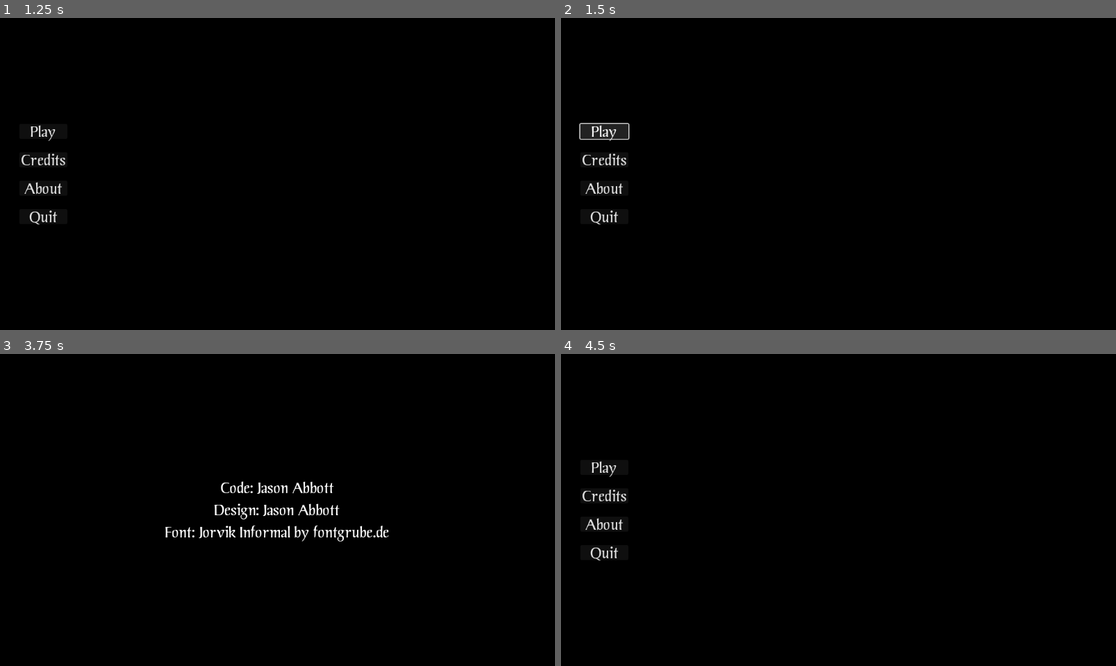
Above: before the commit, frames 1-4 (two rows, left to right).
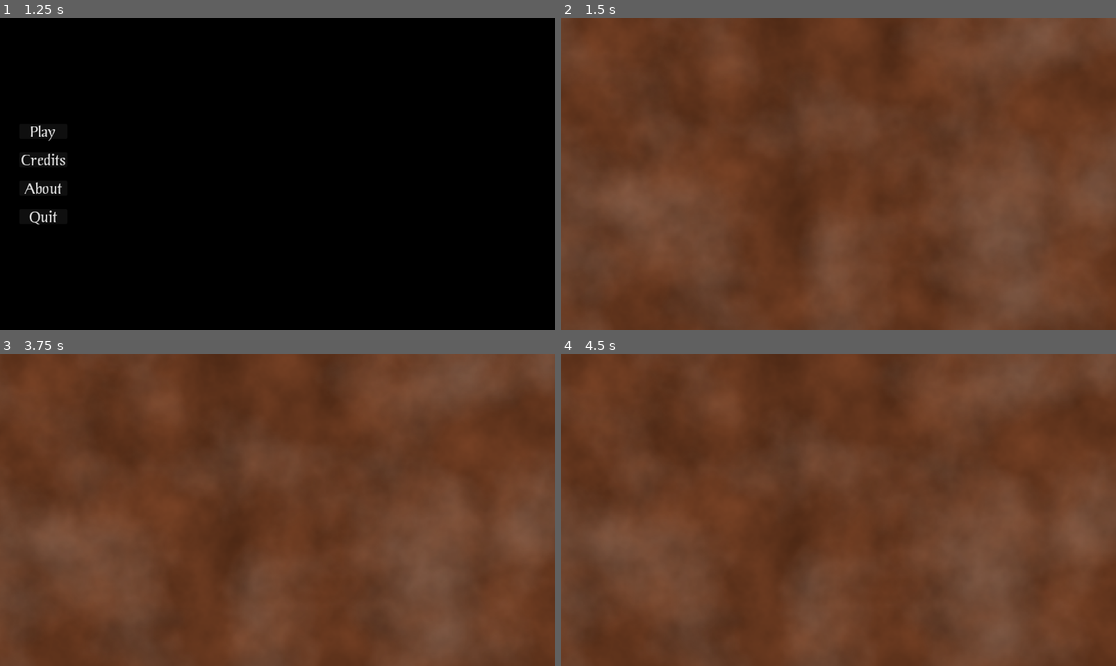
Above: after the commit, the same moments.

Repository: Habidakus/fantasy-battle
Game: Godot game, scene res://Scenes/TopLevelStateMachine.tscn
The game is run twice, just before and just after one commit, with the same random seed, the same clock (stepped at 60 frames per second) and the same inputs.
Inputs (mouse positions are in pixels of both pictures, inside the frame that each line leads up to):
- Up to frame 1 (1.25 s): tap Enter at 0.5 s; move the mouse to (399, 158) at 0.52 s; click (399, 158) at 0.67 s
- Up to frame 2 (1.5 s): click "Play" at 1.25 s
- Up to frame 3 (3.75 s): click (44, 466) at 2 s, where only the run before the commit has a clickable "Play"; click (44, 466) at 2.75 s, where only the run before the commit has a clickable "Play"; click (44, 494) at 3.5 s, where only the run before the commit has a clickable "Credits"
- Up to frame 4 (4.5 s): tap Space at 4.25 s; move the mouse to (727, 525) at 4.27 s; click (727, 525) at 4.42 s

Frame 1 is identical in both runs. In frame 2, 100% of the frame differs, in the area x 0-100%, y 0-100%; in frame 3, 100%; in frame 4, 100%.

Commit message:
Initial play state, ground terrain and ground fog

Diff:
--- /dev/null
+++ b/Art/GroundNoise.tres
@@ -0,0 +1,16 @@
+[gd_resource type="NoiseTexture2D" load_steps=3 format=3 uid="uid://dmhop3uuxg8p6"]
+
+[sub_resource type="Gradient" id="Gradient_3sghc"]
+colors = PackedColorArray(0.4700685, 0.25852185, 0.1473161, 1, 0.30305845, 0.15825, 0.08055916, 1)
+
+[sub_resource type="FastNoiseLite" id="FastNoiseLite_27gt4"]
+noise_type = 3
+seed = 12
+frequency = 0.0072
+
+[resource]
+width = 1152
+height = 1152
+noise = SubResource("FastNoiseLite_27gt4")
+color_ramp = SubResource("Gradient_3sghc")
+seamless = true
--- /dev/null
+++ b/Art/MistNoise.tres
@@ -0,0 +1,17 @@
+[gd_resource type="NoiseTexture2D" load_steps=3 format=3 uid="uid://qbf5i1nycolt"]
+
+[sub_resource type="Gradient" id="Gradient_bvjym"]
+offsets = PackedFloat32Array(0, 0.6437659, 0.99515736)
+colors = PackedColorArray(1, 1, 1, 0.18039216, 0.94509804, 0.92941177, 0.9254902, 0, 0.34117648, 0.18039216, 0.09411765, 0)
+
+[sub_resource type="FastNoiseLite" id="FastNoiseLite_27gt4"]
+noise_type = 3
+seed = 12
+frequency = 0.0072
+
+[resource]
+width = 1152
+height = 1152
+noise = SubResource("FastNoiseLite_27gt4")
+color_ramp = SubResource("Gradient_bvjym")
+seamless = true
--- a/Scenes/TopLevelStateMachine.tscn
+++ b/Scenes/TopLevelStateMachine.tscn
@@ -1,10 +1,13 @@
-[gd_scene load_steps=7 format=3 uid="uid://otau0j5e6xpf"]
+[gd_scene load_steps=10 format=3 uid="uid://otau0j5e6xpf"]
 
 [ext_resource type="Script" uid="uid://da4jmxbeqpsyh" path="res://addons/statemachine/StateMachine.gd" id="1_eb3ea"]
 [ext_resource type="Script" uid="uid://cmo4rd026j7ny" path="res://addons/statemachine/StateMachineState_AnyKeyToContinue.gd" id="2_p0bqw"]
 [ext_resource type="FontFile" uid="uid://c2fxilm8q060u" path="res://Fonts/jorvik-informal.regular.ttf" id="3_dalco"]
 [ext_resource type="Script" uid="uid://cfwv1w01lwr2y" path="res://addons/statemachine/StateMachineState.gd" id="4_jmcgl"]
 [ext_resource type="Script" uid="uid://b7xmo2qysuhpg" path="res://Scripts/ChangeStateButton.gd" id="5_p0bqw"]
+[ext_resource type="Script" uid="uid://bq0infj5qq8op" path="res://Scripts/StatePlay.gd" id="6_dalco"]
+[ext_resource type="Texture2D" uid="uid://dmhop3uuxg8p6" path="res://Art/GroundNoise.tres" id="7_oc3if"]
+[ext_resource type="Texture2D" uid="uid://qbf5i1nycolt" path="res://Art/MistNoise.tres" id="8_wuua4"]
 
 [sub_resource type="LabelSettings" id="LabelSettings_oc3if"]
 font = ExtResource("3_dalco")
@@ -83,11 +86,13 @@
 offset_right = 100.0
 grow_vertical = 2
 
-[node name="Button_Play" type="Button" parent="State_MainMenu/VBoxContainer"]
+[node name="Button_Play" type="Button" parent="State_MainMenu/VBoxContainer" node_paths=PackedStringArray("next_state")]
 layout_mode = 2
 theme_override_fonts/font = ExtResource("3_dalco")
 theme_override_font_sizes/font_size = 32
 text = "Play"
+script = ExtResource("5_p0bqw")
+next_state = NodePath("../../../State_Play")
 
 [node name="Spacer1" type="Control" parent="State_MainMenu/VBoxContainer"]
 custom_minimum_size = Vector2(0, 20)
@@ -125,6 +130,7 @@
 text = "Quit"
 
 [node name="State_Credits" type="Control" parent="." node_paths=PackedStringArray("next_state")]
+visible = false
 layout_mode = 3
 anchors_preset = 15
 anchor_right = 1.0
@@ -162,6 +168,7 @@
 vertical_alignment = 1
 
 [node name="State_About" type="Control" parent="." node_paths=PackedStringArray("next_state")]
+visible = false
 layout_mode = 3
 anchors_preset = 15
 anchor_right = 1.0
@@ -195,3 +202,39 @@
 Losely based on classical Napoleonic miniatures warfare."
 horizontal_alignment = 1
 vertical_alignment = 1
+
+[node name="State_Play" type="Control" parent="."]
+layout_mode = 3
+anchors_preset = 15
+anchor_right = 1.0
+anchor_bottom = 1.0
+grow_horizontal = 2
+grow_vertical = 2
+script = ExtResource("6_dalco")
+metadata/_custom_type_script = "uid://cfwv1w01lwr2y"
+
+[node name="ParallaxBackground" type="ParallaxBackground" parent="State_Play"]
+follow_viewport_enabled = true
+
+[node name="Parallax_Ground" type="ParallaxLayer" parent="State_Play/ParallaxBackground"]
+motion_mirroring = Vector2(1152, 1152)
+
+[node name="TextureRect" type="TextureRect" parent="State_Play/ParallaxBackground/Parallax_Ground"]
+offset_right = 40.0
+offset_bottom = 40.0
+size_flags_horizontal = 3
+size_flags_vertical = 3
+texture = ExtResource("7_oc3if")
+metadata/_edit_use_anchors_ = true
+
+[node name="Parallax_Mist" type="ParallaxLayer" parent="State_Play/ParallaxBackground"]
+scale = Vector2(2, 2)
+motion_mirroring = Vector2(1152, 1152)
+
+[node name="TextureRect" type="TextureRect" parent="State_Play/ParallaxBackground/Parallax_Mist"]
+offset_right = 40.0
+offset_bottom = 40.0
+size_flags_horizontal = 3
+size_flags_vertical = 3
+texture = ExtResource("8_wuua4")
+metadata/_edit_use_anchors_ = true
--- /dev/null
+++ b/Scripts/StatePlay.gd
@@ -0,0 +1,20 @@
+class_name StatePlay extends StateMachineState
+
+var _mist_parallax_layer : ParallaxLayer
+var _mist_direction : float
+var _mist_speed : float
+const _mist_min_speed : float = 2.5
+const _mist_max_speed : float = 15
+var rnd : RandomNumberGenerator = RandomNumberGenerator.new()
+
+func _ready() -> void:
+    _mist_parallax_layer = find_child("Parallax_Mist") as ParallaxLayer
+    _mist_direction = rnd.randf() * 360.0
+    _mist_speed = rnd.randf() * (_mist_max_speed - _mist_min_speed) + _mist_min_speed
+
+func _process(delta: float) -> void:
+    _mist_direction += delta * ((rnd.randf() * 1) - 0.5)
+    _mist_speed = clampf(_mist_speed + delta * ((rnd.randf() * 0.5)), _mist_min_speed, _mist_max_speed)
+    _mist_parallax_layer.motion_offset.x += delta * _mist_speed * sin(_mist_direction)
+    _mist_parallax_layer.motion_offset.y += delta * _mist_speed * cos(_mist_direction)
+    pass
Not shown, added: Scripts/StatePlay.gd.uid
